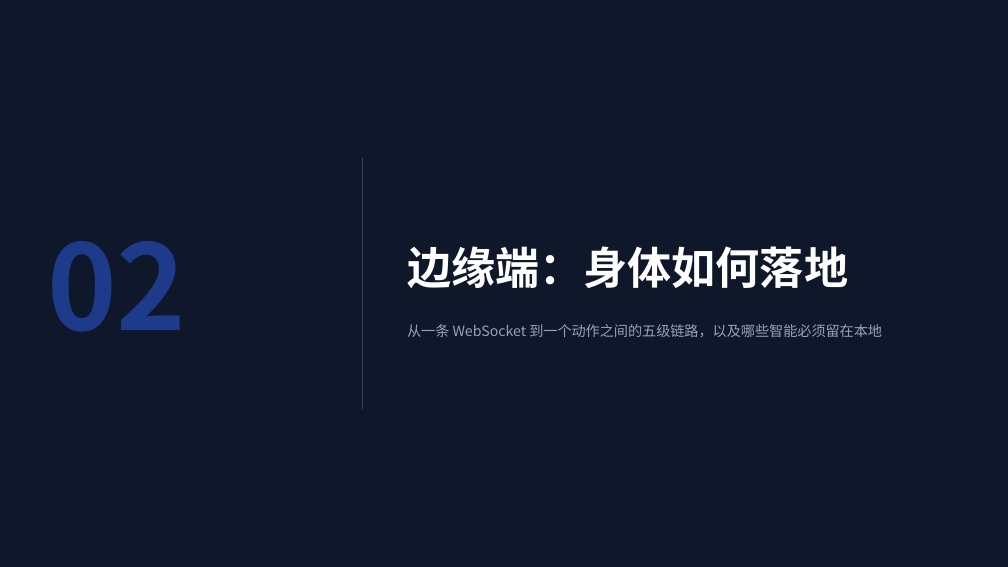
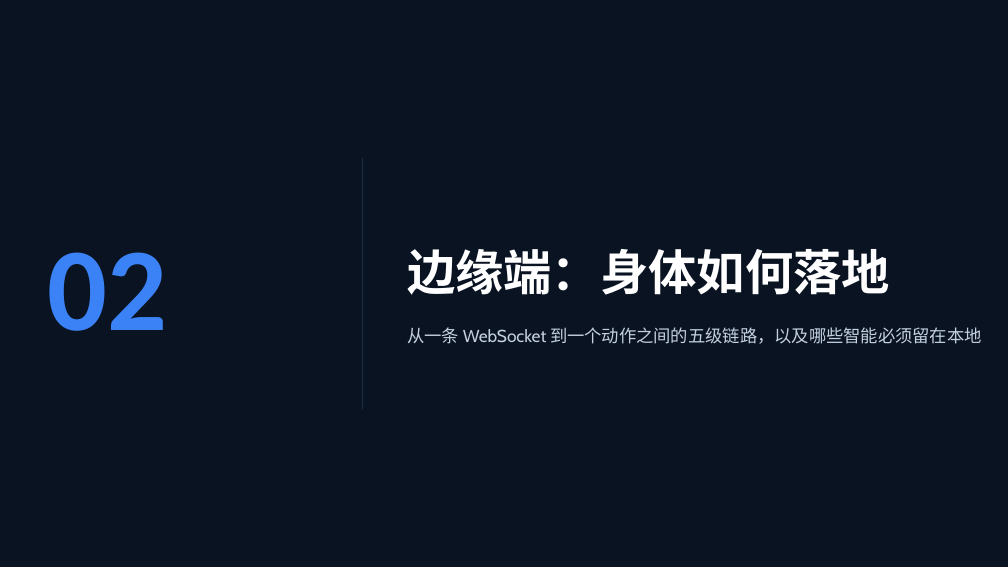
Before and after one commit to xkk6663/pet_companion, a slide deck: slide 7 of docs/汇报/桌宠伴侣技术汇报/桌宠伴侣技术汇报.pptx. Drawn at 1008x567 pixels with LibreOffice and Linux fonts; fonts in the diff are those of the drawing; background and template pictures are left out; a plain dark background stands for a picture behind light text. Boxes give left, top, right and bottom in pixels: in the first picture for what was removed or moved away, otherwise in the second. Text is boxed around its words. In the diff, an @@ line names an element or a change of style, - is before the commit and + after.

```diff
--- a/docs/汇报/桌宠伴侣技术汇报/桌宠伴侣技术汇报.pptx
+++ b/docs/汇报/桌宠伴侣技术汇报/桌宠伴侣技术汇报.pptx
@@ rectangle at box(0, 0, 1008, 567): fill #0F172A to #0A1322 @@
@@ rectangle at box(0, 0, 1008, 567): fill #0F172A at 80% opacity to #0A1322 at 80% opacity @@
@@ rectangle at box(362, 157, 363, 409): fill #334155 to #1B2C42 @@
@@ text "02" at box(47, 252, 167, 331): font Noto Sans CJK SC to Calibri, text colour #1E3A8A to #3B82F6 @@
@@ text "边缘端：身体如何落地" at box(407, 249, 890, 295): size 42 to 46 pt, font Noto Sans CJK SC to Cabin @@
@@ text "从一条 WebSocket 到一个动作之间的五级链路，以及哪些智能必须留在本地" at box(407, 327, 982, 344): size 13.5 to 16.5 pt, font Noto Sans CJK SC to Cabin, text colour #94A3B8 to #C3D0E0 @@
```
Also in this commit, not shown: 15 other slides changed, 13 slides added, 11 other files.
